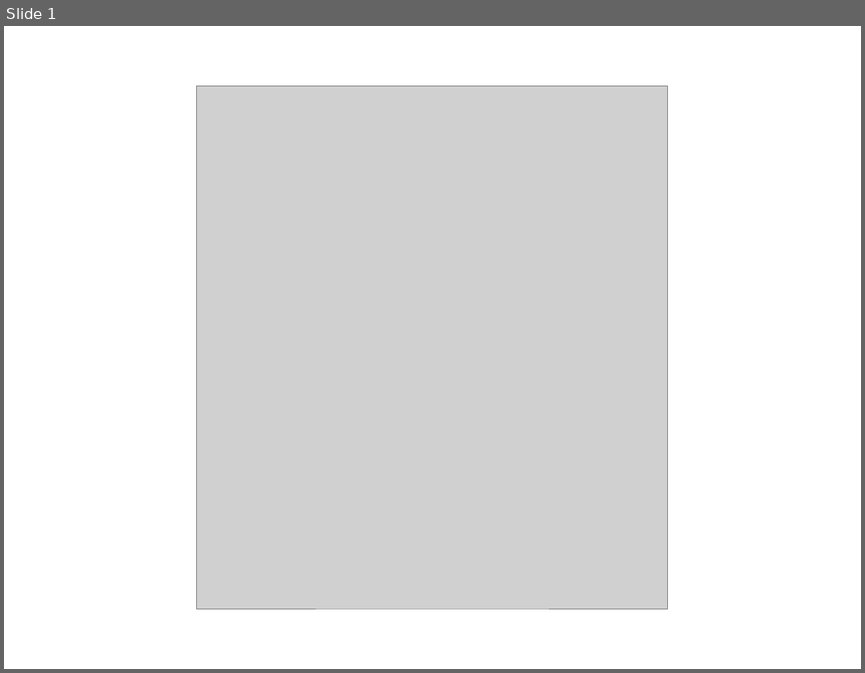
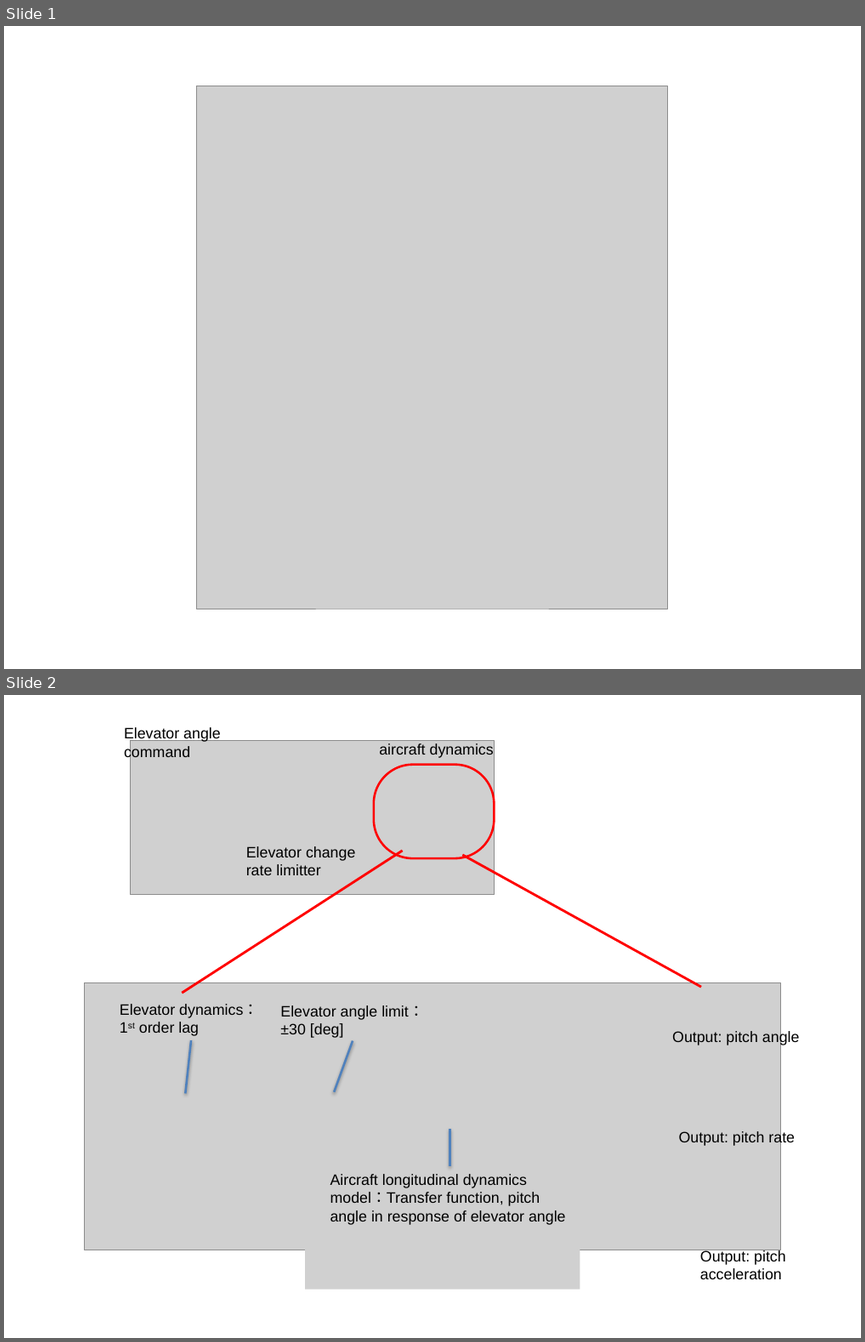
Before and after one commit to zeta-plusplus/SystemModels, a slide deck: figs/makeFig.pptx. Shown one above the other, each under a label of ours: slide 1 before the commit, slides 1 and 2 after it. The pictures are 865x673 and 865x1342 pixels, drawn with LibreOffice and Linux fonts; fonts in the diff are those of the drawing; grey boxes stand for pictures. Boxes give left, top, right and bottom in pixels: in the first picture for what was removed or moved away, otherwise in the second. Text is boxed around its words. In the diff, an @@ line names an element or a change of style, - is before the commit and + after.

```diff
--- a/figs/makeFig.pptx
+++ b/figs/makeFig.pptx
@@ slide 2 added at <box>4,695,861,1338</box>, background #FFFFFF @@
@@ text added at <box>124,727,221,760</box>, 14 pt, text #000000 @@
+Elevator angle command
@@ picture added at <box>131,740,494,894</box> @@
@@ text added at <box>379,743,494,758</box>, 14 pt, text #000000 @@
+aircraft dynamics
@@ rounded rectangle added at <box>374,764,494,858</box>, outline #FF0000 2 pt @@
@@ text added at <box>246,846,355,875</box>, 14 pt, text #000000 @@
+Elevator change rate limitter
@@ line added from (403, 851) to (182, 993), #FF0000 2.25 pt @@
@@ line added from (463, 855) to (701, 987), #FF0000 2.25 pt @@
@@ picture added at <box>84,983,782,1250</box> @@
@@ text added at <box>120,1004,258,1036</box>, 14 pt, text #000000 @@
+Elevator dynamics：
+1st order lag
@@ text added at <box>280,1005,424,1038</box>, 14 pt, text #000000 @@
+Elevator angle limit：
+±30 [deg]
@@ line added from (191, 1040) to (185, 1093), #4F81BD 2 pt @@
@@ line added from (353, 1041) to (335, 1091), #4F81BD 2 pt @@
@@ text added at <box>672,1030,800,1045</box>, 14 pt, text #000000 @@
+Output: pitch angle
@@ line added from (449, 1166) to (449, 1128), #4F81BD 2 pt @@
@@ text added at <box>679,1130,794,1145</box>, 14 pt, text #000000 @@
+Output: pitch rate
@@ text added at <box>330,1174,566,1225</box>, 14 pt, text #000000 @@
+Aircraft longitudinal dynamics model：Transfer function, pitch angle in response of elevator angle
@@ picture added at <box>305,1232,580,1289</box> @@
@@ text added at <box>700,1249,786,1279</box>, 14 pt, text #000000 @@
+Output: pitch acceleration
```
Also in this commit, not shown: 5 slides changed, 3 other slides added, 4 slides removed, 5 other files.
